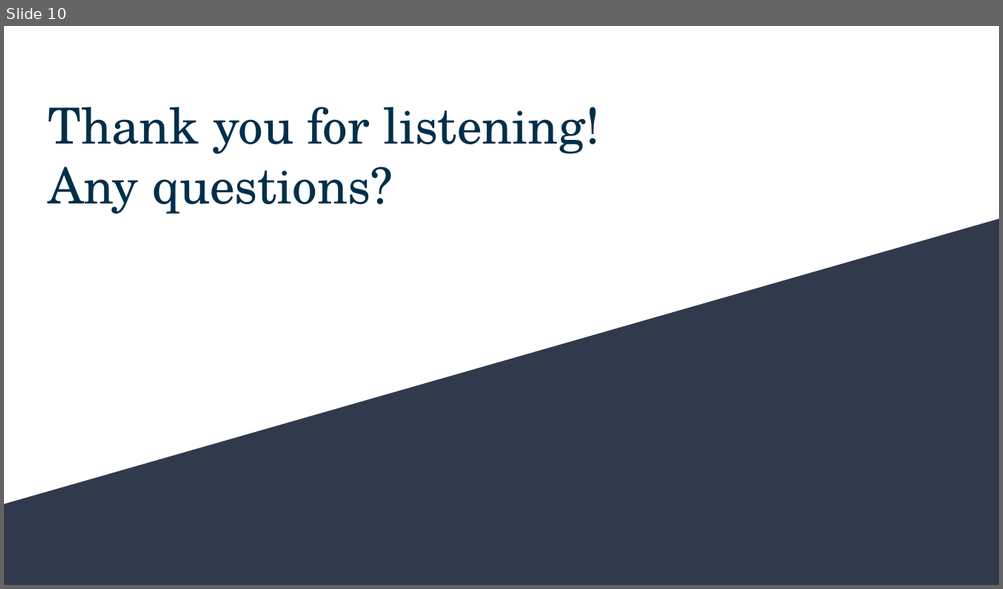
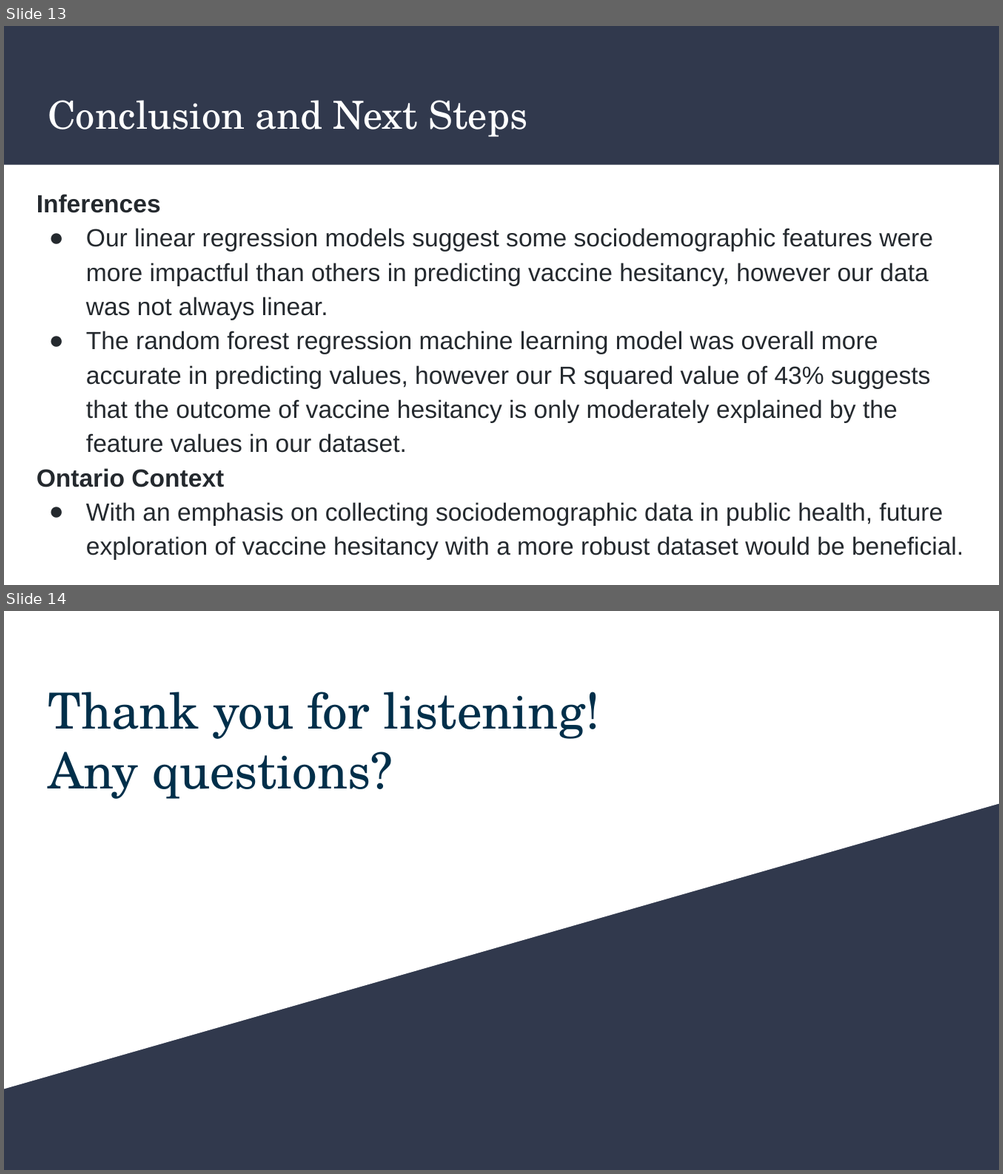
Before and after one commit to AaraniSivasekaram/Predictive_Modelling_Project, a slide deck: Vaccine Hesitancy Presentation.pptx. Shown one above the other, each under a label of ours: slide 10 before the commit, slides 13 and 14 after it. The pictures are 1003x589 and 1003x1174 pixels, drawn with LibreOffice and Linux fonts; fonts in the diff are those of the drawing. Boxes give left, top, right and bottom in pixels: in the first picture for what was removed or moved away, otherwise in the second. Text is boxed around its words. In the diff, an @@ line names an element or a change of style, - is before the commit and + after.

Commit message:
Updated presentation and included data viz images

```diff
--- a/Vaccine Hesitancy Presentation.pptx
+++ b/Vaccine Hesitancy Presentation.pptx
@@ slide 13 added at box(4, 26, 999, 585), background #FFFFFF @@
@@ rectangle added at box(4, 26, 999, 165), fill #31394D @@
@@ title added at box(48, 100, 527, 137), 28 pt, text #FFFFFF @@
+Conclusion and Next Steps
@@ text added at box(37, 194, 963, 560), 18 pt, text #24292E @@
+Inferences
+● Our linear regression models suggest some sociodemographic features were more impactful than others in predicting vaccine hesitancy, however our data was not always linear.
+● The random forest regression machine learning model was overall more accurate in predicting values, however our R squared value of 43% suggests that the outcome of vaccine hesitancy is only moderately explained by the feature values in our dataset.
+Ontario Context
+● With an emphasis on collecting sociodemographic data in public health, future exploration of vaccine hesitancy with a more robust dataset would be beneficial.
@@ what was slide 10 is now slide 14 @@
```
Also in this commit, not shown: 7 slides changed, 5 other slides added, 2 slides removed.
